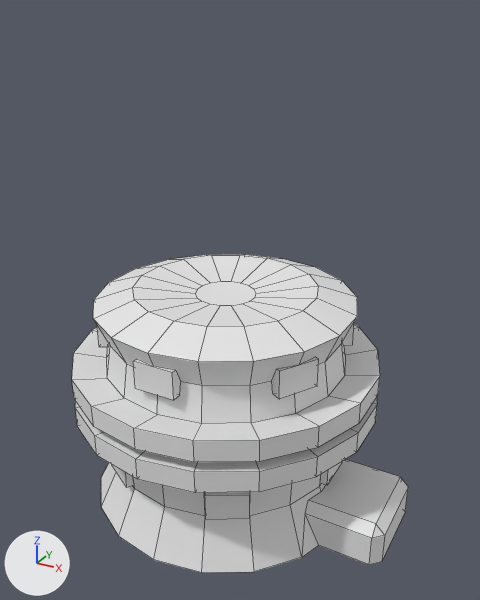
The Blender file WorkingFiles/base.blend: old version first, new version second.
One viewpoint serves both versions: a camera (50 mm lens) standing at (0.753, -1.325, 1.24) and looking at (0.032, -0.014, 0.585). The axes (+X, +Y, +Z) are drawn at lower left. The lights are the same throughout. Mesh edges are drawn as thin lines.

Script lines for the objects in view, before the commit:
```python
me_cube_002 = bpy.data.meshes.new('Cube.002')
me_cube_002.from_pydata(...)  # 384 vertices, 315 faces; spans x -0.405..0.466, y -0.395..0.395, z 0.024..0.606
ob_base = bpy.data.objects.new('Base', me_cube_002)
ob_base.location = (0.0, 0.0, 0.0)
```
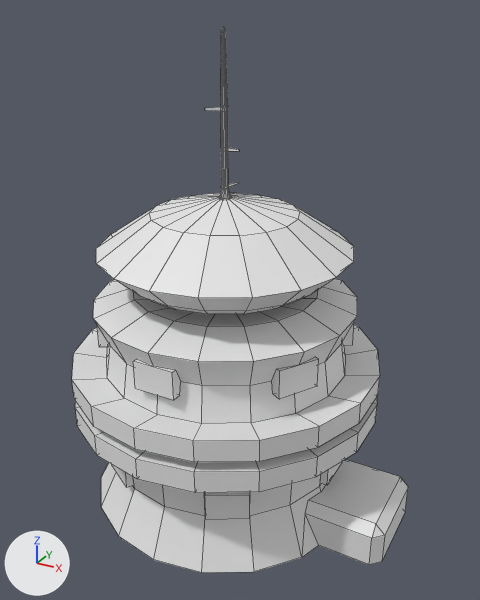
Changed parts and their boxes (x1, y1, x2, y2) in the pictures (480 x 600 px):
```json
{"object": "Base", "change": "reshaped", "before": [72, 254, 408, 573], "after": [72, 27, 408, 573], "on screen": "71% taller"}
{"part": 1, "of": "me_cube_002", "change": "built on", "before": [195, 282, 256, 306], "after": [96, 27, 354, 314]}
```

Edits to the scene script, one JSON object a line:
```json
{"block": "me_cube_002", "where": "# used by ob_base; location = (0.0, 0.0, 0.0)"}
{"op": "remove", "block": "me_cube_002", "code": "me_cube_002.from_pydata(...)  # 384 vertices, 315 faces; spans x -0.405..0.466, y -0.395..0.395, z 0.024..0.606"}
{"op": "add", "block": "me_cube_002", "code": "me_cube_002.from_pydata(...)  # 684 vertices, 615 faces; spans x -0.405..0.466, y -0.395..0.395, z 0.024..1.202"}
{"block": "me_cube_002", "change": "me_cube_002 part 1"}
{"block": "me_cube_002", "change": "1 face is deleted"}
{"block": "me_cube_002", "change": "210 vertices are added at x -0.324..0.291, y -0.312..0.312, z 0.63..1.202"}
{"block": "me_cube_002", "change": "18 new vertices lie (0.0, 0.0, 0.043) away from vertices in x -0.092..0.059, y -0.077..0.077, z 0.587"}
{"block": "me_cube_002", "change": "36 new vertices lie (0.0, 0.0, 0.008) away from vertices in x -0.024..-0.009, y -0.008..0.008, z 0.941..1.03"}
{"block": "me_cube_002", "change": "18 new vertices lie (0.0, 0.0, -0.08) away from vertices in x -0.024..-0.009, y -0.008..0.008, z 0.941"}
{"block": "me_cube_002", "change": "18 new vertices lie (0.0, 0.0, -0.006) away from vertices in x -0.024..-0.009, y -0.008..0.008, z 0.861"}
{"block": "me_cube_002", "change": "301 new faces join them"}
```
